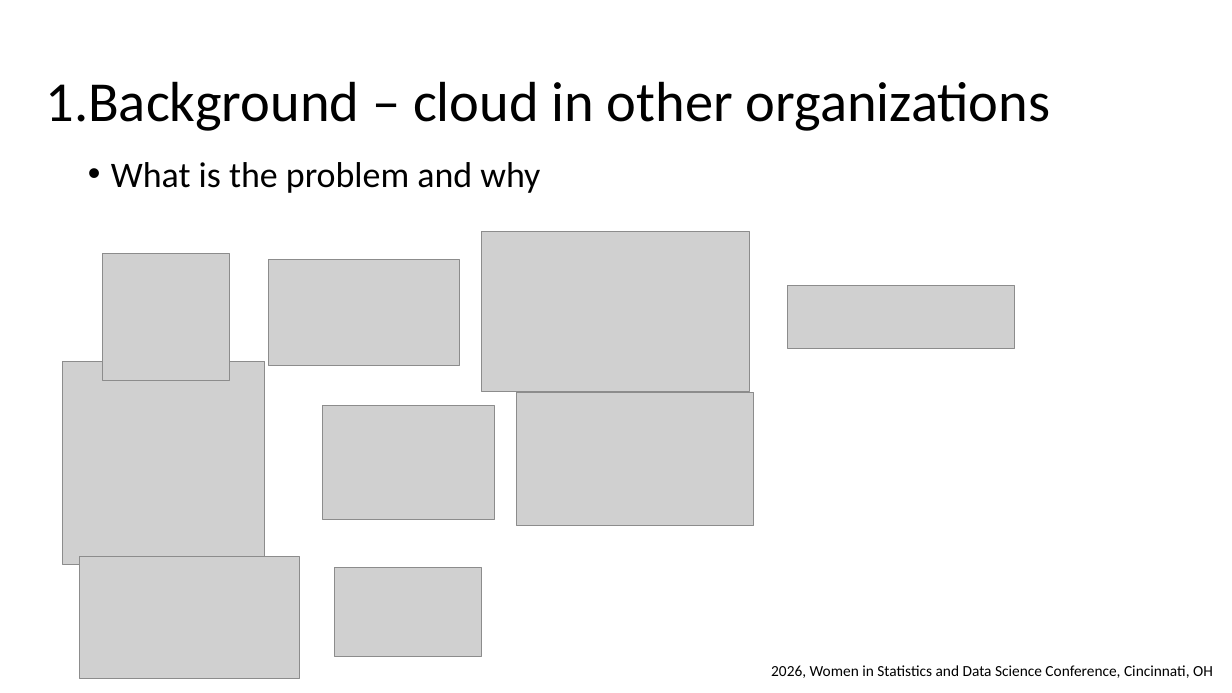
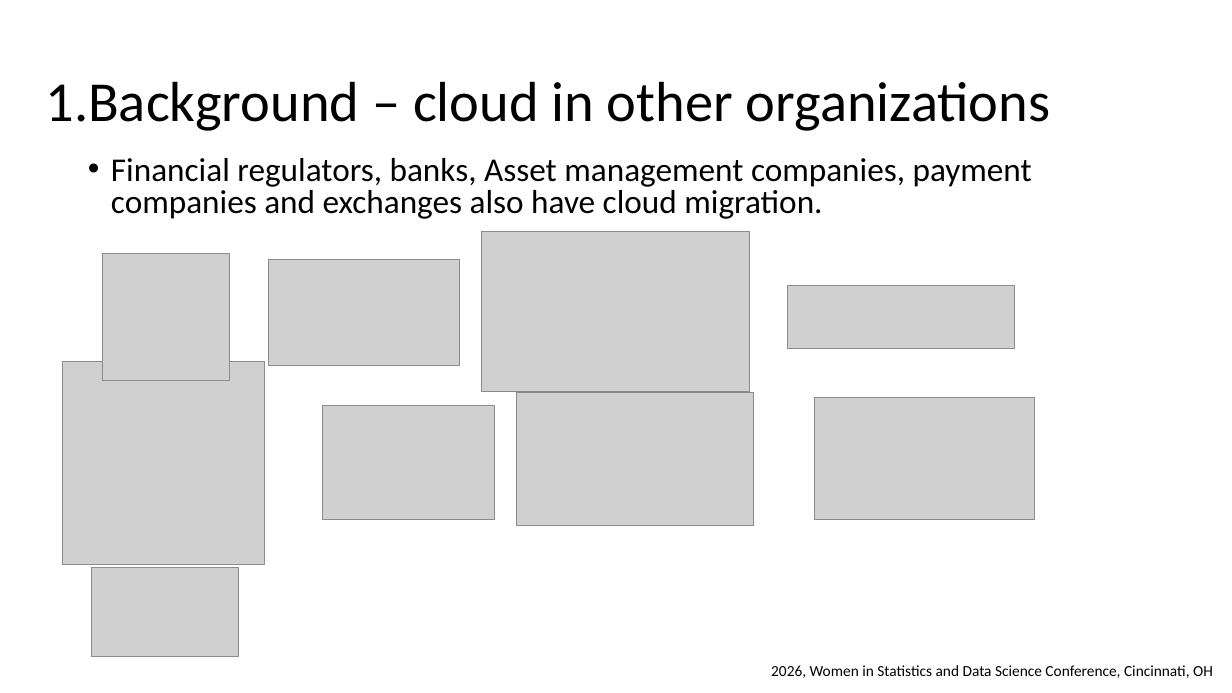
Before and after one commit to wx2123/WSDS-2026-OH, a slide deck: slide 5 of 2026 WSDS - Wujian Xue.pptx. Drawn at 1232x693 pixels with LibreOffice and Linux fonts; fonts in the diff are those of the drawing; grey boxes stand for pictures. Boxes give left, top, right and bottom in pixels: in the first picture for what was removed or moved away, otherwise in the second. Text is boxed around its words. In the diff, an @@ line names an element or a change of style, - is before the commit and + after.

```diff
--- a/2026 WSDS - Wujian Xue.pptx
+++ b/2026 WSDS - Wujian Xue.pptx
@@ text at [111,158,1032,219]: text changed; size 28 to 25.9 pt @@
-• What is the problem and why
+• Financial regulators, banks, Asset management companies, payment companies and exchanges also have cloud migration.
@@ picture: place and size @@
-picture at [79,556,299,678]
+picture at [814,398,1034,520]
@@ picture: place and size @@
-picture at [335,568,482,656]
+picture at [92,568,239,656]
```
Also in this commit, not shown: 6 other slides changed, 1 slide added.
